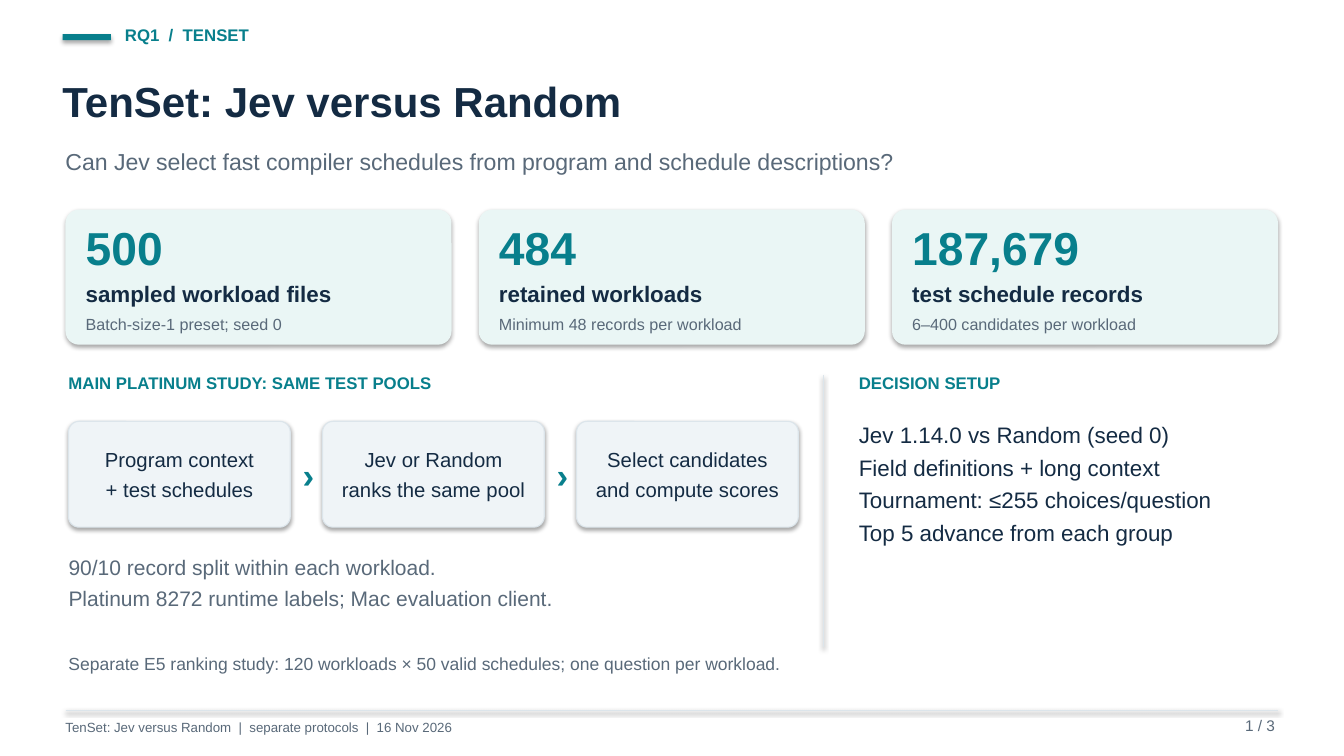
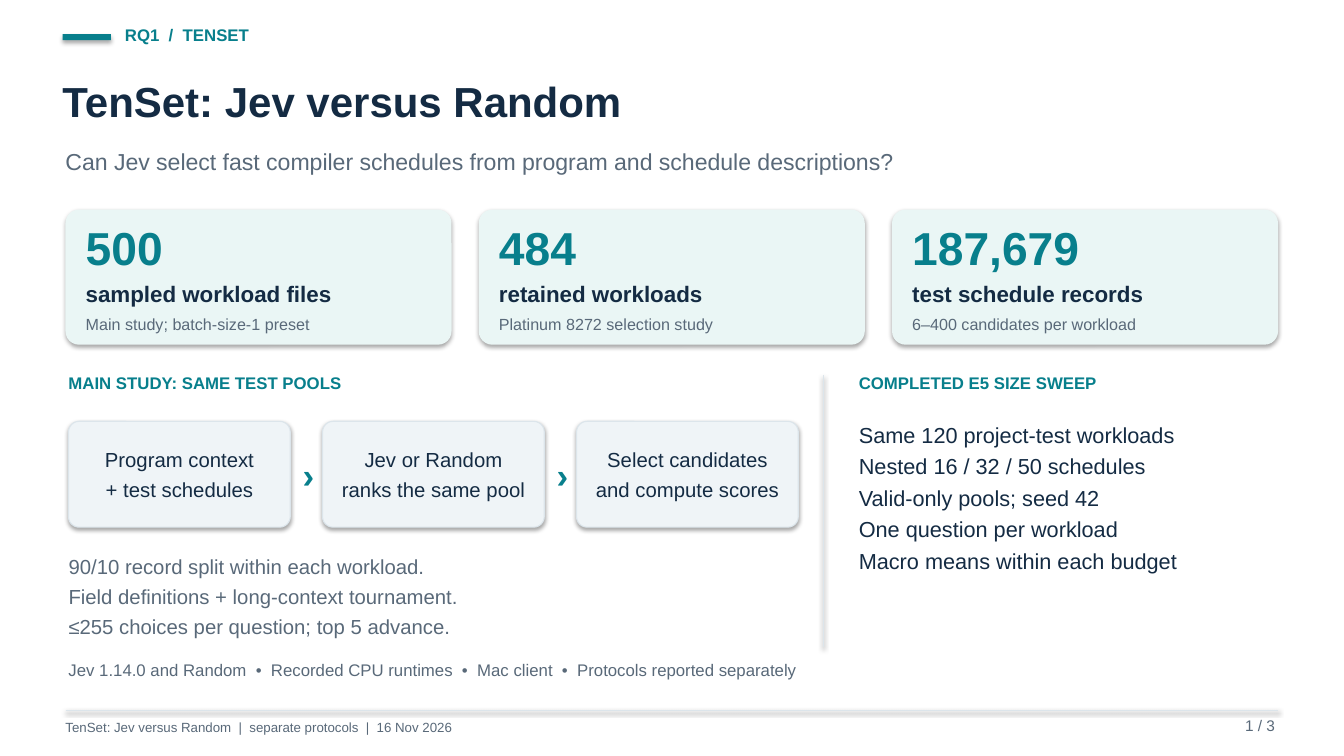
Before and after one commit to Jonghu/jev-ml-compiler-eval, a slide deck: slide 1 of docs/presentations/tenset-rq1/tenset_rq1_slides.pptx. Drawn at 1344x756 pixels with LibreOffice and Linux fonts; fonts in the diff are those of the drawing. Boxes give left, top, right and bottom in pixels: in the first picture for what was removed or moved away, otherwise in the second. Text is boxed around its words. In the diff, an @@ line names an element or a change of style, - is before the commit and + after.

Commit message:
docs: publish completed TenSet candidate-size results

```diff
--- a/docs/presentations/tenset-rq1/tenset_rq1_slides.pptx
+++ b/docs/presentations/tenset-rq1/tenset_rq1_slides.pptx
@@ text at (86, 318, 310, 334): text changed @@
-Batch-size-1 preset; seed 0
+Main study; batch-size-1 preset
@@ text at (499, 318, 713, 334): text changed @@
-Minimum 48 records per workload
+Platinum 8272 selection study
@@ text at (68, 377, 341, 389): text changed @@
-MAIN PLATINUM STUDY: SAME TEST POOLS
+MAIN STUDY: SAME TEST POOLS
@@ text at (859, 377, 1097, 389): text changed @@
-DECISION SETUP
+COMPLETED E5 SIZE SWEEP
@@ text at (859, 427, 1177, 574): text changed; size 16 to 15.5 pt @@
-Jev 1.14.0 vs Random (seed 0)
-Field definitions + long context
-Tournament: ≤255 choices/question
-Top 5 advance from each group
+Same 120 project-test workloads
+Nested 16 / 32 / 50 schedules
+Valid-only pools; seed 42
+One question per workload
+Macro means within each budget
@@ text at (69, 559, 424, 578): size 15 to 14.5 pt in "90/10 record split within each workload." @@
@@ text at (69, 589, 457, 638): text changed; size 15 to 14.5 pt @@
-Platinum 8272 runtime labels; Mac evaluation client.
+Field definitions + long-context tournament.
+≤255 choices per question; top 5 advance.
@@ text at (68, 664, 796, 680): text changed; size 12.5 to 12 pt @@
-Separate E5 ranking study: 120 workloads × 50 valid schedules; one question per workload.
+Jev 1.14.0 and Random • Recorded CPU runtimes • Mac client • Protocols reported separately
```
Also in this commit, not shown: 1 other slide changed, 1 slide added, 1 slide removed, 40 other files.
